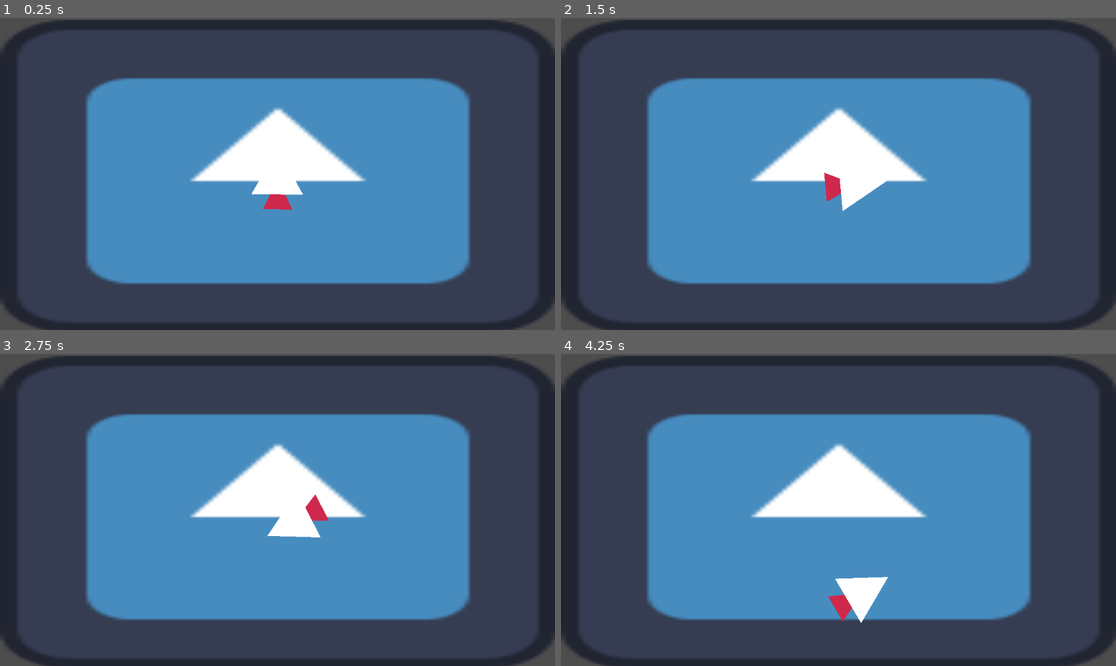
Above: before the commit, frames 1-4 (two rows, left to right).
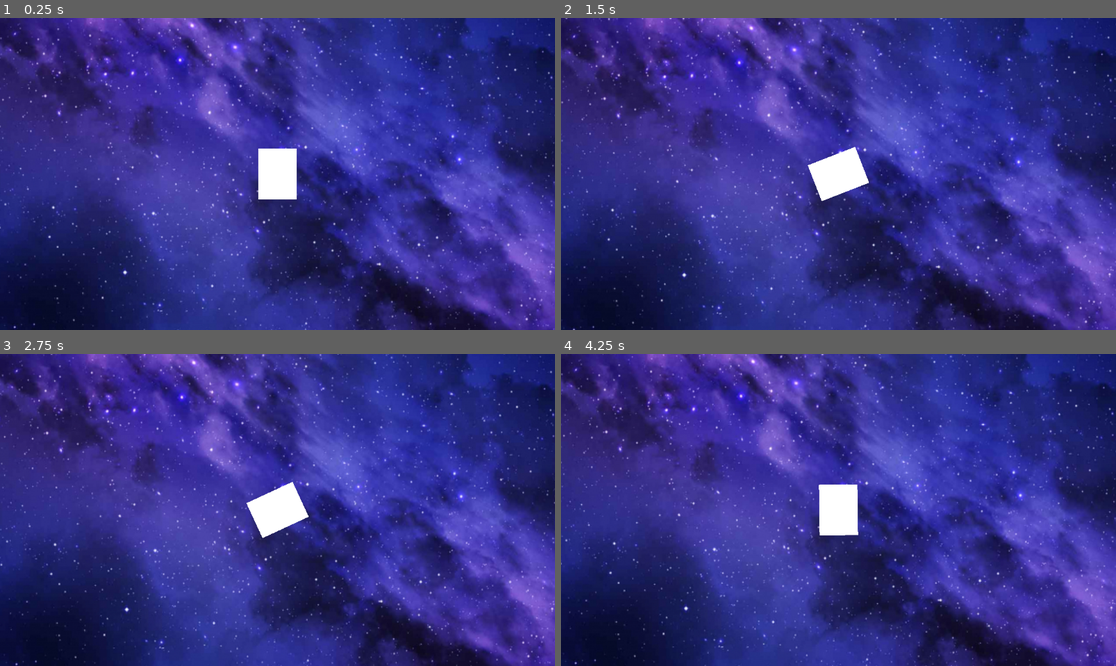
Above: after the commit, the same moments.

Repository: Taydo629/RogueSpace
Game: Godot game, scene res://scenes/game.tscn
The game is run twice, just before and just after one commit, with the same random seed, the same clock (stepped at 60 frames per second) and the same inputs. The engine's default icon, where the game draws it, is replaced by a stand-in: a white triangle on a blue panel in a dark square.
Inputs:
- Up to frame 1 (0.25 s): no input
- Up to frame 2 (1.5 s): tap Enter at 0.5 s; hold Space (thrust) 0.53-1.28 s; hold A (yaw_L, bound only after the commit) 0.53-1.28 s; tap D (yaw_R, bound only after the commit) at 0.8, 1.35 s
- Up to frame 3 (2.75 s): tap A (yaw_L, bound only after the commit) at 1.55 s; hold Space (thrust) from 2.03 s (still down); hold A (yaw_L, bound only after the commit) from 2.03 s (still down); tap D (yaw_R, bound only after the commit) at 2.3 s
- Up to frame 4 (4.25 s): release A (yaw_L, bound only after the commit) at 2.78 s; tap D (yaw_R, bound only after the commit) at 2.85, 3.8 s; tap A (yaw_L, bound only after the commit) at 3.05 s; release Space (thrust) at 3.53 s; hold A (yaw_L, bound only after the commit) from 3.53 s (still down); tap B (build_menu, bound only after the commit) at 4.15 s

The runs differ from the first frame. In frame 1, 98% of the frame differs, in the area x 0-100%, y 0-100%; in frame 2, 98%; in frame 3, 98%; in frame 4, 98%.

Commit message:
Got movement somewhat working
Movement works but now need to create rudimentary ship builder

Diff:
--- a/project.godot
+++ b/project.godot
@@ -22,6 +22,21 @@
 "events": [Object(InputEventKey,"resource_local_to_scene":false,"resource_name":"","device":-1,"window_id":0,"alt_press …(191 unchanged characters)…
 ]
 }
+yaw_R={
+"deadzone": 0.2,
+"events": [Object(InputEventKey,"resource_local_to_scene":false,"resource_name":"","device":-1,"window_id":0,"alt_pressed":false,"shift_pressed":false,"ctrl_pressed":false,"meta_pressed":false,"pressed":false,"keycode":0,"physical_keycode":68,"key_label":0,"unicode":100,"location":0,"echo":false,"script":null)
+]
+}
+yaw_L={
+"deadzone": 0.2,
+"events": [Object(InputEventKey,"resource_local_to_scene":false,"resource_name":"","device":-1,"window_id":0,"alt_pressed":false,"shift_pressed":false,"ctrl_pressed":false,"meta_pressed":false,"pressed":false,"keycode":0,"physical_keycode":65,"key_label":0,"unicode":97,"location":0,"echo":false,"script":null)
+]
+}
+build_menu={
+"deadzone": 0.2,
+"events": [Object(InputEventKey,"resource_local_to_scene":false,"resource_name":"","device":-1,"window_id":0,"alt_pressed":false,"shift_pressed":false,"ctrl_pressed":false,"meta_pressed":false,"pressed":false,"keycode":0,"physical_keycode":66,"key_label":0,"unicode":98,"location":0,"echo":false,"script":null)
+]
+}
 
 [physics]
 
--- a/scenes/game.tscn
+++ b/scenes/game.tscn
@@ -1,16 +1,21 @@
 [gd_scene format=3 uid="uid://bi41uq7814i3g"]
 
-[ext_resource type="Texture2D" uid="uid://c3ptjsobd7yf1" path="res://icon.svg" id="1_yqjtg"]
+[ext_resource type="Script" uid="uid://b7is6gknyl6cr" path="res://scripts/game.gd" id="1_lnu2h"]
 [ext_resource type="PackedScene" uid="uid://dgkt5v86mtksq" path="res://scenes/ship.tscn" id="2_lnu2h"]
+[ext_resource type="Texture2D" uid="uid://7311c1hg8dft" path="res://assets/Space-Background-Image-2-1024x682.jpg" id="2_yqjtg"]
+
+[sub_resource type="StyleBoxTexture" id="StyleBoxTexture_lnu2h"]
+texture = ExtResource("2_yqjtg")
 
 [node name="game" type="Node2D" unique_id=1786468234]
+script = ExtResource("1_lnu2h")
 
-[node name="Sprite2D" type="Sprite2D" parent="." unique_id=1082950888]
-position = Vector2(578, 326.5)
-scale = Vector2(9.015625, 5.070312)
-texture = ExtResource("1_yqjtg")
+[node name="BG" type="Panel" parent="." unique_id=519927403]
+z_index = -1
+offset_left = -850.0
+offset_top = -642.0
+offset_right = 957.0
+offset_bottom = 659.0
+theme_override_styles/panel = SubResource("StyleBoxTexture_lnu2h")
 
 [node name="ship" parent="." unique_id=1286375347 instance=ExtResource("2_lnu2h")]
-
-[node name="Camera2D" type="Camera2D" parent="ship" unique_id=152877024]
-position = Vector2(577, 322)
--- a/scenes/ship.tscn
+++ b/scenes/ship.tscn
@@ -1,24 +1,33 @@
 [gd_scene format=3 uid="uid://dgkt5v86mtksq"]
 
-[ext_resource type="PackedScene" uid="uid://jumhiux358g4" path="res://scenes/thruster.tscn" id="1_q631a"]
+[ext_resource type="Script" uid="uid://xywfn6rwbhoo" path="res://scripts/ship.gd" id="1_4tobq"]
 [ext_resource type="Script" uid="uid://b56rwoxbea5uc" path="res://scripts/thrust_component.gd" id="2_2gnfn"]
+[ext_resource type="Script" uid="uid://b4s37vng55ppc" path="res://scripts/gyro_component.gd" id="4_tfsc7"]
+
+[sub_resource type="RectangleShape2D" id="RectangleShape2D_2gnfn"]
+size = Vector2(80, 104)
 
 [node name="ship" type="Node2D" unique_id=1286375347]
+script = ExtResource("1_4tobq")
 
 [node name="RigidBody2D" type="RigidBody2D" parent="." unique_id=565066144]
-position = Vector2(323, 253)
+gravity_scale = 0.0
 
-[node name="thruster" parent="RigidBody2D" unique_id=771294080 instance=ExtResource("1_q631a")]
-position = Vector2(255, 126)
+[node name="Polygon2D" type="Polygon2D" parent="RigidBody2D" unique_id=335194293]
+scale = Vector2(0.679694, 1)
+polygon = PackedVector2Array(-58.881065, -52.93801, -58.881073, 0.68211365, -58.881065, 52.661987, 58.818947, 52.661987, 58.818947, -52.93801)
+uv = PackedVector2Array(-175.48108, -21.038017, -178.78107, 85.66199, -63.281067, 85.66199, -61.081055, -19.938011)
 
-[node name="Polygon2D" type="Polygon2D" parent="RigidBody2D" unique_id=1239022585]
-position = Vector2(109, -3)
-polygon = PackedVector2Array(91, 114, 198, 114, 144, 17)
+[node name="CollisionShape2D" type="CollisionShape2D" parent="RigidBody2D" unique_id=1879323786]
+position = Vector2(0, -4)
+shape = SubResource("RectangleShape2D_2gnfn")
 
-[node name="CollisionPolygon2D" type="CollisionPolygon2D" parent="RigidBody2D" unique_id=340029970]
-position = Vector2(200, 111)
-polygon = PackedVector2Array(0, 0, 106.595, 0, 53.295, -96.94)
+[node name="Camera2D" type="Camera2D" parent="RigidBody2D" unique_id=1604184409]
 
 [node name="ThrustComponent" type="Node" parent="." unique_id=2059109377 node_paths=PackedStringArray("ship")]
 script = ExtResource("2_2gnfn")
 ship = NodePath("../RigidBody2D")
+
+[node name="GyroComponent" type="Node" parent="." unique_id=331417349 node_paths=PackedStringArray("ship")]
+script = ExtResource("4_tfsc7")
+ship = NodePath("../RigidBody2D")
--- a/scenes/thruster.tscn
+++ b/scenes/thruster.tscn
@@ -1,18 +1,11 @@
 [gd_scene format=3 uid="uid://jumhiux358g4"]
 
-[sub_resource type="RectangleShape2D" id="RectangleShape2D_x6buh"]
-size = Vector2(58, 30)
+[ext_resource type="Script" uid="uid://cufw8altjxdqo" path="res://scripts/thruster.gd" id="1_vbl7p"]
 
 [node name="thruster" type="Node2D" unique_id=771294080 groups=["thruster"]]
+script = ExtResource("1_vbl7p")
 
-[node name="StaticBody2D" type="StaticBody2D" parent="." unique_id=277642428]
-position = Vector2(-1, 0)
-
-[node name="Polygon2D" type="Polygon2D" parent="StaticBody2D" unique_id=943382449]
-position = Vector2(1, 0)
+[node name="Polygon2D" type="Polygon2D" parent="." unique_id=943382449]
 color = Color(0.808519, 0.15714917, 0.29420826, 1)
 offset = Vector2(-253, -126)
 polygon = PackedVector2Array(237, 111, 222, 142, 283, 142, 268, 111)
-
-[node name="CollisionShape2D" type="CollisionShape2D" parent="StaticBody2D" unique_id=1084021246]
-shape = SubResource("RectangleShape2D_x6buh")
--- /dev/null
+++ b/scripts/game.gd
@@ -0,0 +1,6 @@
+extends Node2D
+
+
+func _process(delta: float) -> void:
+	if Input.is_action_just_pressed("build_menu"):
+		get_tree().change_scene_to_file("res://scenes/game.tscn")
--- /dev/null
+++ b/scripts/gyro_component.gd
@@ -0,0 +1,14 @@
+class_name GyroComponent extends Node
+
+@export var gyro_strength: float = 10000
+@export var ship : RigidBody2D
+
+func _physics_process(delta: float) -> void:
+	if Input.is_action_pressed("yaw_R") and Input.is_action_pressed("yaw_L"):
+		ship.constant_torque = 0
+	elif Input.is_action_pressed("yaw_R"):
+		ship.apply_torque(gyro_strength)
+	elif Input.is_action_pressed("yaw_L"):
+		ship.apply_torque(-gyro_strength)
+	else:
+		ship.constant_torque = 0
--- /dev/null
+++ b/scripts/ship.gd
@@ -0,0 +1,3 @@
+extends Node2D
+
+@onready var thrust_component: ThrustComponent = $ThrustComponent
--- a/scripts/thrust_component.gd
+++ b/scripts/thrust_component.gd
@@ -1,18 +1,32 @@
 class_name ThrustComponent extends Node
 
 @export var ship : RigidBody2D
+@export var thrust_power : float = 2
 
 var thrusters : Array
 
 func _ready() -> void:
+	# Small tip: Defer this slightly or ensure thrusters are in the scene
+	# tree before this component runs.
 	thrusters = get_tree().get_nodes_in_group("thruster")
 
-func _physics_process(delta: float) -> void:
-	for node in thrusters:
-		var default_force = Vector2.UP
-		var current_angle = ship.rotation
-		var new_force = default_force.rotated(current_angle)
-		print(current_angle)
-		print(new_force)
-		ship.add_constant_force(new_force, node.position - ship.position)
-		#print(node.global_position)
+func _physics_process(_delta: float) -> void:
+
+	if Input.is_action_pressed("thrust"):
+		for node in thrusters:
+			if not node is Node2D:
+				continue
+
+			# 1. Calculate the local offset from the ship's origin to the thruster
+			# global_transform.affine_inverse() converts a global position into the ship's local space
+			var local_offset = ship.global_transform.affine_inverse() * node.global_position
+
+			# 2. Calculate the force vector in GLOBAL space
+			# If your thruster's "forward" is its own local UP direction:
+			var thrust_direction = Vector2.UP.rotated(node.global_rotation)
+			var global_force = thrust_direction * thrust_power
+
+			# 3. Apply the force at the local offset
+			ship.add_constant_force(global_force, local_offset)
+	else:
+		ship.constant_force = Vector2.ZERO
--- a/scripts/thruster.gd
+++ b/scripts/thruster.gd
@@ -1,11 +1,5 @@
 extends Node2D
 
-@onready var rigid_body_2d: RigidBody2D = $RigidBody2D
-
-func _ready() -> void:
-	rigid_body_2d.constant_force = Vector2(10,10)
-	print(get_node)
-
-func _physics_process(delta: float) -> void:
-	#print(rigid_body_2d.constant_force)
-	pass
+@export var thrust_force: int = 1
+var thrust_direction: Vector2 = Vector2.UP
+var activation_key: String
Binary file added: assets/Space-Background-Image-2-1024x682.jpg
Not shown, added: assets/Space-Background-Image-2-1024x682.jpg.import
Not shown, added: scripts/game.gd.uid
Not shown, added: scripts/gyro_component.gd.uid
Empty file added: scripts/input_component.gd
Not shown, added: scripts/input_component.gd.uid
Not shown, added: scripts/ship.gd.uid
